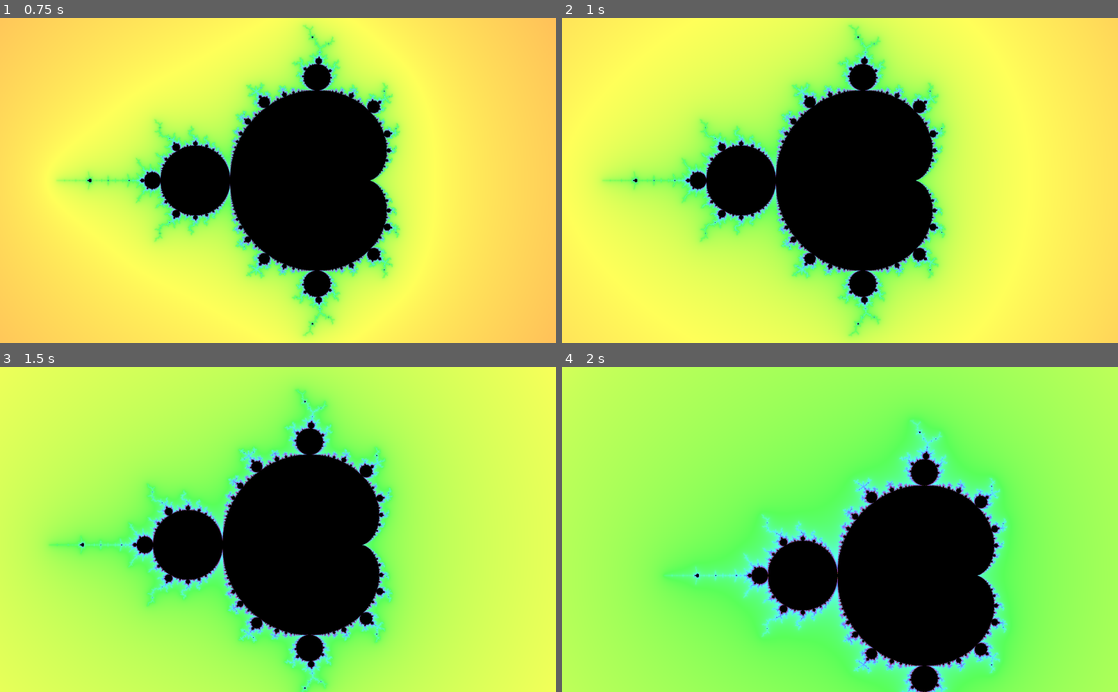
Above: before the commit, frames 1-4 (two rows, left to right).
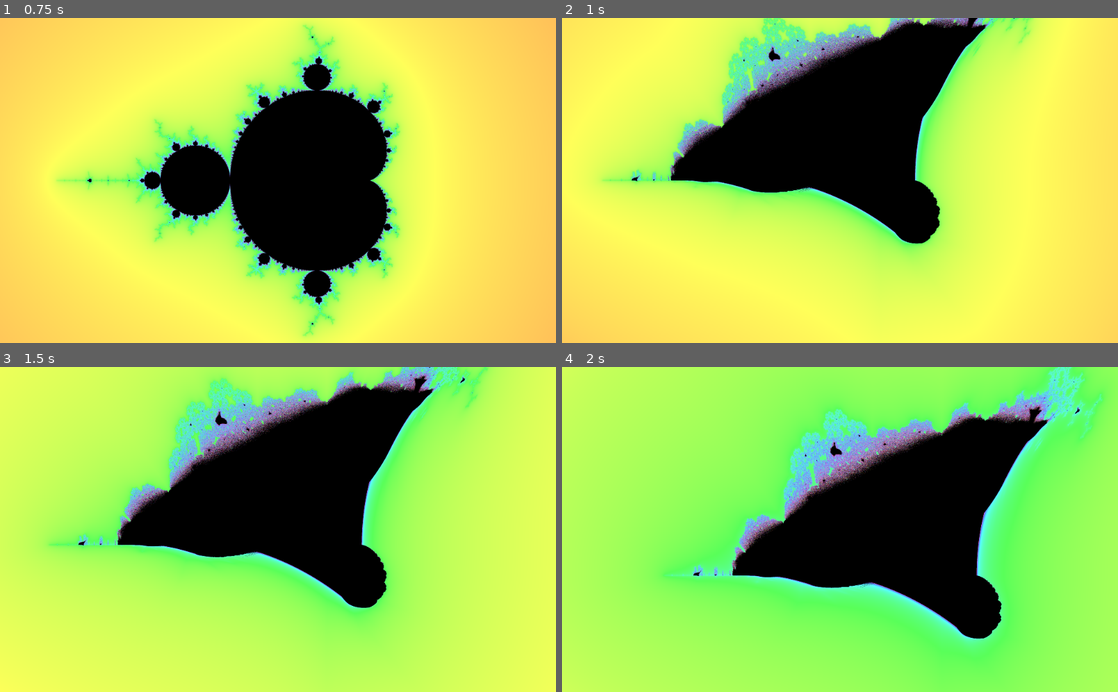
Above: after the commit, the same moments.

Repository: kiwijuice56/web-mandelbrot
Game: Godot game, scene res://main/FractalNavigation.tscn
The game is run twice, just before and just after one commit, with the same random seed, the same clock (stepped at 60 frames per second) and the same inputs.
Inputs (mouse positions are in pixels of both pictures, inside the frame that each line leads up to):
- Up to frame 1 (0.75 s): move the mouse to (400, 164) at 0.52 s; hold D (move_right) from 0.53 s (still down); tap O (oversample) at 0.6 s; click (400, 164) at 0.67 s
- Up to frame 2 (1 s): keep holding D (move_right); tap B (burning_ship, bound only after the commit) at 0.8 s
- Up to frame 3 (1.5 s): release D (move_right) at 1.25 s; drag from (166, 545) to (250, 594) at 1.27 s
- Up to frame 4 (2 s): no input

Frame 1 is identical in both runs. In frame 2, 35% of the frame differs, in the area x 0-94%, y 0-100%; in frame 3, 39%, in the area x 10-100%, y 0-100%; in frame 4, 36%.

Commit message:
Added burning ship

Diff:
--- a/main/FractalNavigation.tscn
+++ b/main/FractalNavigation.tscn
@@ -14,6 +14,7 @@
 shader_param/height = 800.0
 shader_param/shimmer_speed = 0.1
 shader_param/oversample = false
+shader_param/burning_ship = false
 shader_param/palette = 1
 
 [node name="FractalNavigation" type="ColorRect"]
--- a/main/mandelbrot_fractal.tres
+++ b/main/mandelbrot_fractal.tres
@@ -13,7 +13,8 @@
 // How fast the palette is cycled through, proportional to the change in `TIME`
 uniform float shimmer_speed = 0.1;
 
-uniform bool oversample = false;
+uniform bool oversample = true;
+uniform bool burning_ship = false;
 uniform int palette = 1;
 
 // http://lolengine.net/blog/2013/07/27/rgb-to-hsv-in-glsl
@@ -37,20 +38,19 @@
 	// Keep ratio in range [0, 1.0] since we are adding a large constant, TIME
 	shimmer_mu -= floor(shimmer_mu);
 
-	float cyclic_mu = shimmer_mu < 0.5 ? shimmer_mu * 2.0 : 2.0 - 2.0 * shimmer_mu;
-
 	if (palette == 1) {
 		return hsv2rgb(vec3(shimmer_mu, 0.65, 1.0));
 	} else if (palette == 2) {
-		return vec3(cyclic_mu);
+		return vec3( shimmer_mu < 0.5 ? shimmer_mu * 2.0 : 2.0 - 2.0 * shimmer_mu);
 	} else if (palette == 3) {
-		return hsv2rgb(vec3(mod(TIME / 32.0, 1.0), 1.0 - mu, mu));
+		return hsv2rgb(vec3(mod(TIME / 32.0, 1.0), 1.0 - sqrt(mu), sqrt(mu)));
 	} else if (palette == 4) {
 		float scaled_shimmer = shimmer_mu * 4.0;
 		scaled_shimmer -= floor(scaled_shimmer);
 		float cyclic_scaled_mu = scaled_shimmer < 0.5 ? scaled_shimmer * 2.0 : 2.0 - 2.0 * scaled_shimmer;
+		cyclic_scaled_mu *= 0.7;
 		return vec3(cyclic_scaled_mu, 0.5 + cyclic_scaled_mu, 0.8 + cyclic_scaled_mu);
-	}else if (palette == 5) {
+	} else if (palette == 5) {
 		float scaled_shimmer = mu * (4.0 + sin(TIME) * 2.0);
 		scaled_shimmer -= floor(scaled_shimmer);
 		float cyclic_scaled_mu = scaled_shimmer < 0.5 ? scaled_shimmer * 2.0 : 2.0 - 2.0 * scaled_shimmer;
@@ -64,7 +64,8 @@
 vec3 mandelbrot(vec2 uv) {
 	highp float x = x_min + uv.x * (x_max - x_min);
 	highp float y = y_min + uv.y * (y_max - y_min);
-	highp float x0 = x; highp float y0 = y;
+	highp float x0 = x;
+	highp float y0 = y;
 
 	int iter = 0;
 	vec3 col = vec3(0.0);
@@ -73,6 +74,9 @@
 	// WebGL has a limitation that won't allow the shader to compile
 	// if a non-constant is used in for-loops; 256 is `MAX_ITER`
 	for (int i = 0; i < 256; i++) {
+		if (burning_ship) {
+			x = abs(x); y = abs(y);
+		}
 		highp float xtemp = x * x - y * y + x0;
 		y = 2.0 * x * y + y0;
 		x = xtemp;
@@ -88,6 +92,9 @@
 
 		// We take some extra iterations for a smaller error in the coloration
 		for (int extra_iter = 0; extra_iter < 4; extra_iter++) {
+			if (burning_ship) {
+				x = abs(x); y = abs(y);
+			}
 			highp float xtemp = x * x - y * y + x0;
 			y = 2.0 * x * y + y0;
 			x = xtemp;
@@ -110,9 +117,9 @@
 	if (oversample) {
 		COLOR.rgb = vec3(0.0);
 		vec2 uv_size = vec2(1.0 / width, 1.0 / height) / 4.0;
-		for (int i = -1; i <= 1; i++) {
-			for (int j = -1; j <= 1; j++) {
-				COLOR.rgb += mandelbrot(UV - uv_size * vec2(float(i), float(j))) / 9.0;
+		for (float i = -1.0; i <= 1.0; i++) {
+			for (float j = -1.0; j <= 1.0; j++) {
+				COLOR.rgb += mandelbrot(UV - uv_size * vec2(i, j)) / 9.0;
 			}
 		}
 	} else {
--- a/main/option_toggler.gd
+++ b/main/option_toggler.gd
@@ -4,7 +4,7 @@
 
 # Each string in this array corresponds to a boolean in the shader and an input
 # action to reduce code repetition for simple toggles
-const settings = ["oversample"]
+const settings = ["oversample", "burning_ship"]
 
 onready var material: ShaderMaterial = get_parent().material
 
--- a/project.godot
+++ b/project.godot
@@ -69,6 +69,11 @@
 , Object(InputEventKey,"resource_local_to_scene":false,"resource_name":"","device":0,"alt":false,"shift":false,"control":false,"meta":false,"command":false,"pressed":false,"scancode":0,"physical_scancode":16777234,"unicode":0,"echo":false,"script":null)
  ]
 }
+burning_ship={
+"deadzone": 0.5,
+"events": [ Object(InputEventKey,"resource_local_to_scene":false,"resource_name":"","device":0,"alt":false,"shift":false,"control":false,"meta":false,"command":false,"pressed":false,"scancode":0,"physical_scancode":66,"unicode":0,"echo":false,"script":null)
+ ]
+}
 
 [physics]
 
Not shown, changed: docs/index.html
Not shown, changed: docs/index.pck
